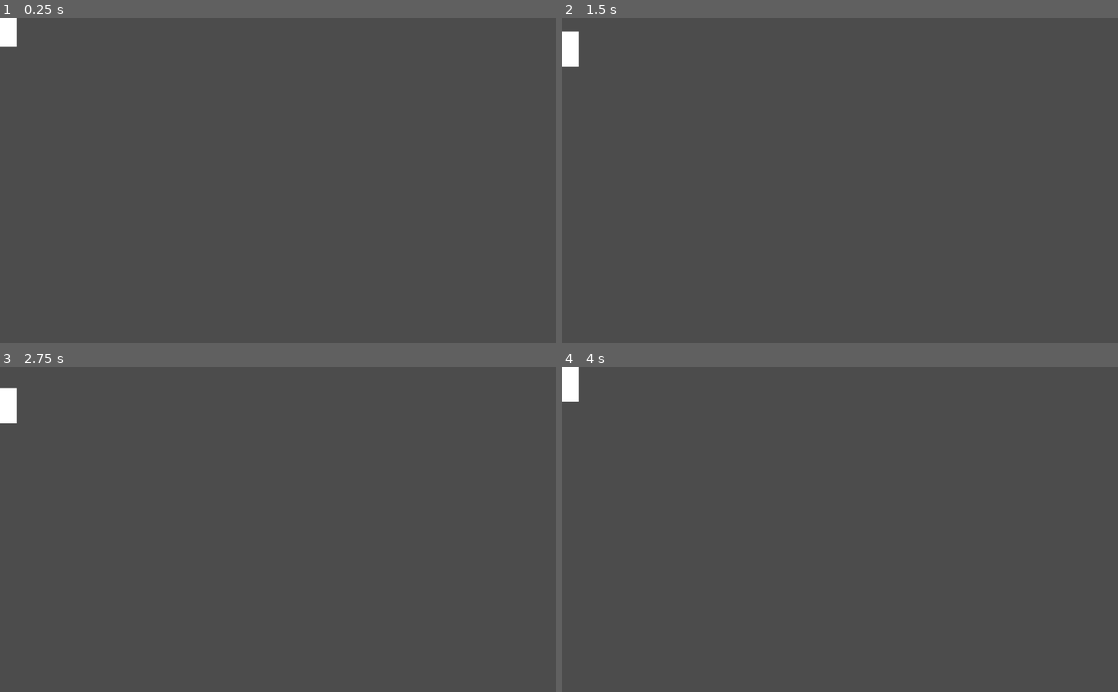
Above: before the commit, frames 1-4 (two rows, left to right).
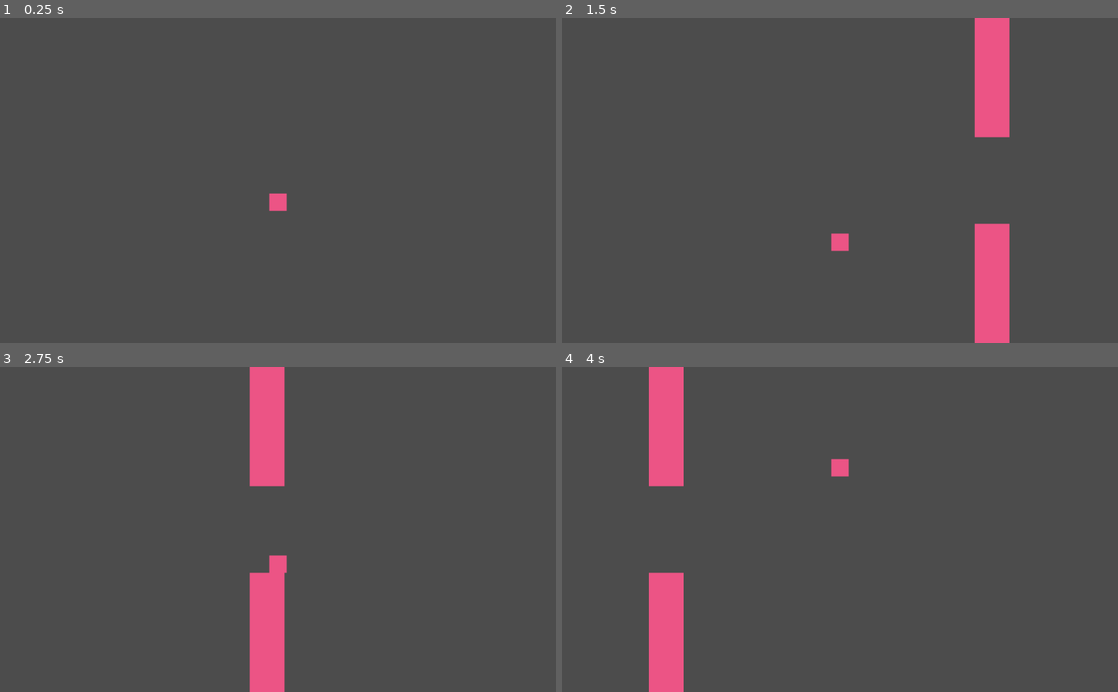
Above: after the commit, the same moments.

Repository: KurtD/Godot-Client-Demo
Game: Godot game, scene res://World.tscn
Two runs of this game, one before a commit and one after it. Both use one fixed random seed, a clock stepped at 60 frames per second and the inputs below. Before the commit the project starts from res://PlayerNode.tscn.
Inputs:
- Up to frame 1 (0.25 s): no input
- Up to frame 2 (1.5 s): tap Space (FLAP) at 0.77, 1.07 s
- Up to frame 3 (2.75 s): tap Space (FLAP) at 1.52, 1.82 s
- Up to frame 4 (4 s): tap Space (FLAP) at 3.02, 3.32, 3.77 s

The runs differ from the first frame. In frame 1, 0.5% of the frame differs, in the area x 0-52%, y 0-60%; in frame 2, 5.2%, in the area x 0-81%, y 0-100%; in frame 3, 5.2%; in frame 4, 5.1%.

Commit message:
Added obstacles and integrated with World scene

Diff:
--- a/PlayerNode.tscn
+++ b/PlayerNode.tscn
@@ -1,6 +1,6 @@
 [gd_scene load_steps=5 format=2]
 
-[ext_resource path="res://whiteSquare.png" type="Texture" id=1]
+[ext_resource path="res://pink-square.jpg" type="Texture" id=1]
 [ext_resource path="res://Player.gd" type="Script" id=2]
 
 [sub_resource type="RectangleShape2D" id=1]
--- /dev/null
+++ b/Wallnode.tscn
@@ -0,0 +1,48 @@
+[gd_scene load_steps=6 format=2]
+
+[ext_resource path="res://pink-square.jpg" type="Texture" id=1]
+[ext_resource path="res://Walls.gd" type="Script" id=2]
+
+[sub_resource type="RectangleShape2D" id=1]
+extents = Vector2( 16, 160 )
+
+[sub_resource type="OccluderPolygon2D" id=2]
+polygon = PoolVector2Array( -16, -360, -16, -39, 16, -39, 16, -359, -16, -360 )
+
+[sub_resource type="RectangleShape2D" id=3]
+extents = Vector2( 10, 40 )
+
+[node name="Wallnode" type="Node2D"]
+
+[node name="Walls" type="StaticBody2D" parent="."]
+script = ExtResource( 2 )
+
+[node name="UpperWallSprite" type="Sprite" parent="Walls"]
+position = Vector2( 0, -200 )
+scale = Vector2( 2, 20 )
+texture = ExtResource( 1 )
+
+[node name="UpperWallColl" type="CollisionShape2D" parent="Walls"]
+position = Vector2( 0, -200 )
+shape = SubResource( 1 )
+
+[node name="UpperLightOccluder2D" type="LightOccluder2D" parent="Walls"]
+occluder = SubResource( 2 )
+
+[node name="LowerWallSprite" type="Sprite" parent="Walls"]
+position = Vector2( 0, 200 )
+scale = Vector2( 2, 20 )
+texture = ExtResource( 1 )
+
+[node name="LowerWallColl" type="CollisionShape2D" parent="Walls"]
+position = Vector2( 0, 200 )
+shape = SubResource( 1 )
+
+[node name="LowerLightOccluder2D" type="LightOccluder2D" parent="Walls"]
+position = Vector2( 0, 400 )
+occluder = SubResource( 2 )
+
+[node name="PointArea" type="Area2D" parent="Walls"]
+
+[node name="CollisionShape2D" type="CollisionShape2D" parent="Walls/PointArea"]
+shape = SubResource( 3 )
--- /dev/null
+++ b/Walls.gd
@@ -0,0 +1,17 @@
+extends StaticBody2D
+
+
+# Declare member variables here. Examples:
+# var a = 2
+# var b = "text"
+
+
+# Called when the node enters the scene tree for the first time.
+func _ready():
+	pass # Replace with function body.
+
+func _physics_process(delta):
+	position += Vector2(-2,0)
+# Called every frame. 'delta' is the elapsed time since the previous frame.
+#func _process(delta):
+#	pass
--- /dev/null
+++ b/World.tscn
@@ -0,0 +1,39 @@
+[gd_scene load_steps=6 format=2]
+
+[ext_resource path="res://pink-square.jpg" type="Texture" id=1]
+[ext_resource path="res://Player.gd" type="Script" id=2]
+[ext_resource path="res://Wallnode.tscn" type="PackedScene" id=3]
+
+[sub_resource type="RectangleShape2D" id=1]
+extents = Vector2( 8, 8 )
+
+[sub_resource type="RectangleShape2D" id=2]
+extents = Vector2( 9, 9 )
+
+[node name="World" type="Node2D"]
+
+[node name="PlayerNode" type="Node2D" parent="."]
+
+[node name="Player" type="KinematicBody2D" parent="PlayerNode"]
+script = ExtResource( 2 )
+
+[node name="CollisionShape2D" type="CollisionShape2D" parent="PlayerNode/Player"]
+shape = SubResource( 1 )
+
+[node name="Sprite" type="Sprite" parent="PlayerNode/Player"]
+texture = ExtResource( 1 )
+
+[node name="Detect" type="Area2D" parent="PlayerNode/Player"]
+
+[node name="CollisionShape2D" type="CollisionShape2D" parent="PlayerNode/Player/Detect"]
+shape = SubResource( 2 )
+
+[node name="Wallnode" parent="." instance=ExtResource( 3 )]
+position = Vector2( 320, 0 )
+__meta__ = {
+"_edit_group_": true
+}
+
+[node name="Camera2D" type="Camera2D" parent="."]
+current = true
+zoom = Vector2( 0.5, 0.5 )
--- a/project.godot
+++ b/project.godot
@@ -11,7 +11,7 @@
 [application]
 
 config/name="Godot Client Demo"
-run/main_scene="res://PlayerNode.tscn"
+run/main_scene="res://World.tscn"
 config/icon="res://icon.png"
 
 [gui]
Binary file added: pink-square.jpg
Not shown, added: pink-square.jpg.import
